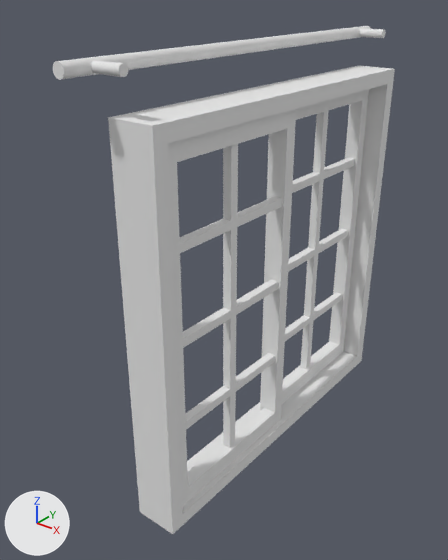
The OBJ model PantyHouse/models/window.obj: old version first, new version second.
Rendered twice from a 50 mm camera at (112.9, -166.4, 88.5) aimed at (-10.2, -12.5, -6.9). The axes (+X, +Y, +Z) are drawn at lower left. The lights are the same throughout. Where no turn or scale is listed for an object, it has been applied to the vertices.

In view in the first picture: 'window'.
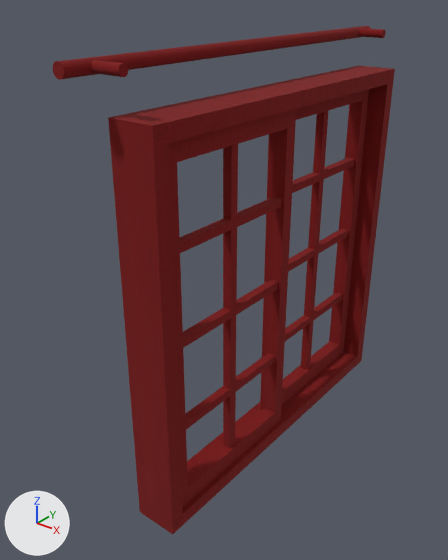
Changed parts and their boxes [x1, y1, x2, y2] in the pictures (448 x 560 px):
'window', surface changed (grey to red)
    both: [53, 26, 395, 534]

What changed in the scene script:
```text
Add img_window_bmp:
    img_window_bmp = load_image('window.bmp', '../textures/window.bmp', 512, 512, 'sRGB')
Change mat_blinn5sg1:
    remove mat_blinn5sg1.base_color = (0.8, 0.8, 0.8)  # white #e7e7e7
    add mat_blinn5sg1.texture = img_window_bmp
```
